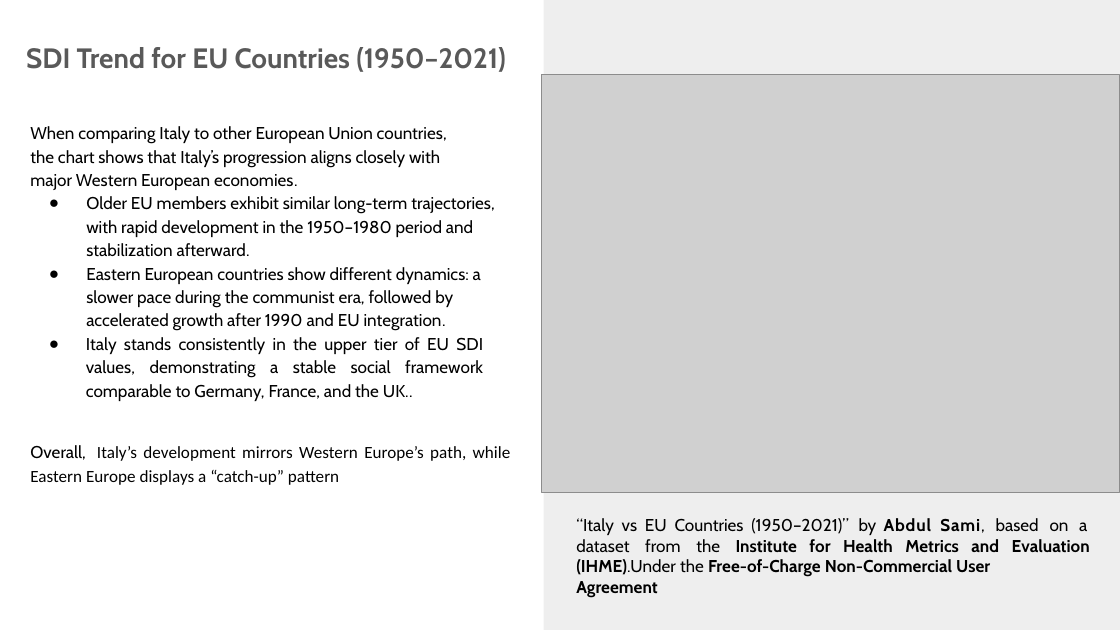
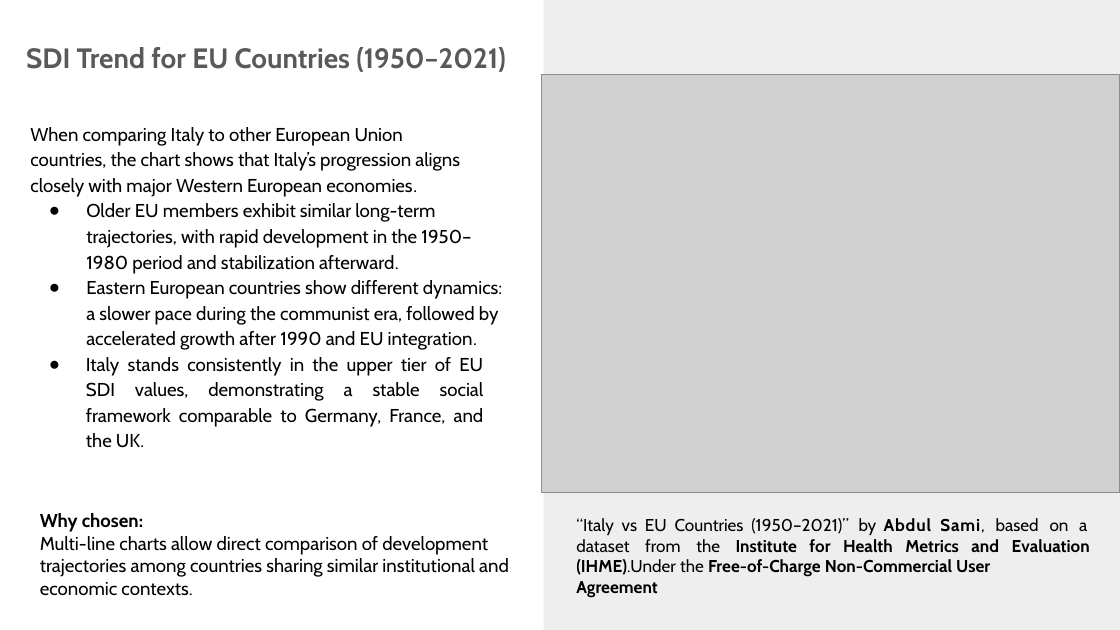
Before and after one commit to samiwadh/Global-Burden-of-Disease-Project, a slide deck: slide 13 of Data Visualization.pptx. Drawn at 1120x630 pixels with LibreOffice and Linux fonts; fonts in the diff are those of the drawing; grey boxes stand for pictures. Boxes give left, top, right and bottom in pixels: in the first picture for what was removed or moved away, otherwise in the second. Text is boxed around its words. In the diff, an @@ line names an element or a change of style, - is before the commit and + after.

Commit message:
update

```diff
--- a/Data Visualization.pptx
+++ b/Data Visualization.pptx
@@ text at box(30, 127, 502, 350): size 11 to 12 pt in "When comparing Italy to other European Union ...", "Older EU members exhibit similar long-term trajectories, ...", "Eastern European countries show different dynamics: a ..." @@
@@ text at box(86, 357, 484, 448): text changed; size 11 to 12 pt @@
-● Italy stands consistently in the upper tier of EU SDI values, demonstrating a stable social framework comparable to Germany, France, and the UK..
+● Italy stands consistently in the upper tier of EU SDI values, demonstrating a stable social framework comparable to Germany, France, and the UK.
@@ text removed at box(30, 445, 511, 485) @@
-Overall, Italy’s development mirrors Western Europe’s path, while Eastern Europe displays a “catch-up” pattern
@@ text added at box(40, 513, 509, 596), 12 pt, text #000000 @@
+Why chosen:
+Multi-line charts allow direct comparison of development trajectories among countries sharing similar institutional and economic contexts.
```
Also in this commit, not shown: 12 other slides changed.
